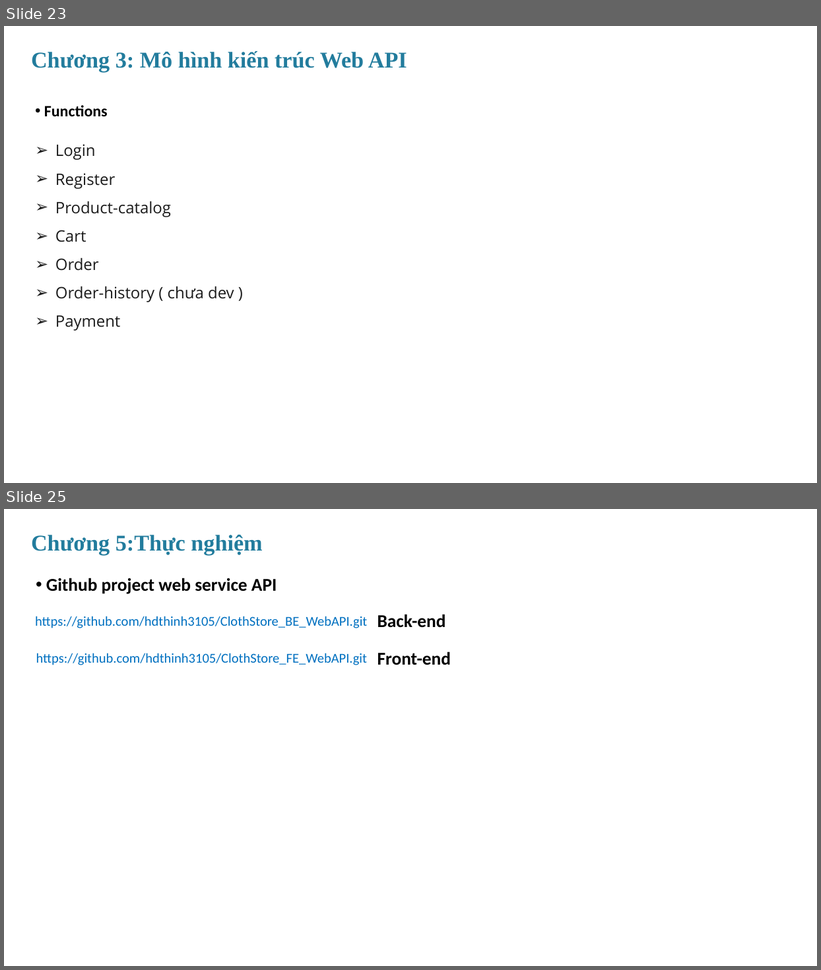
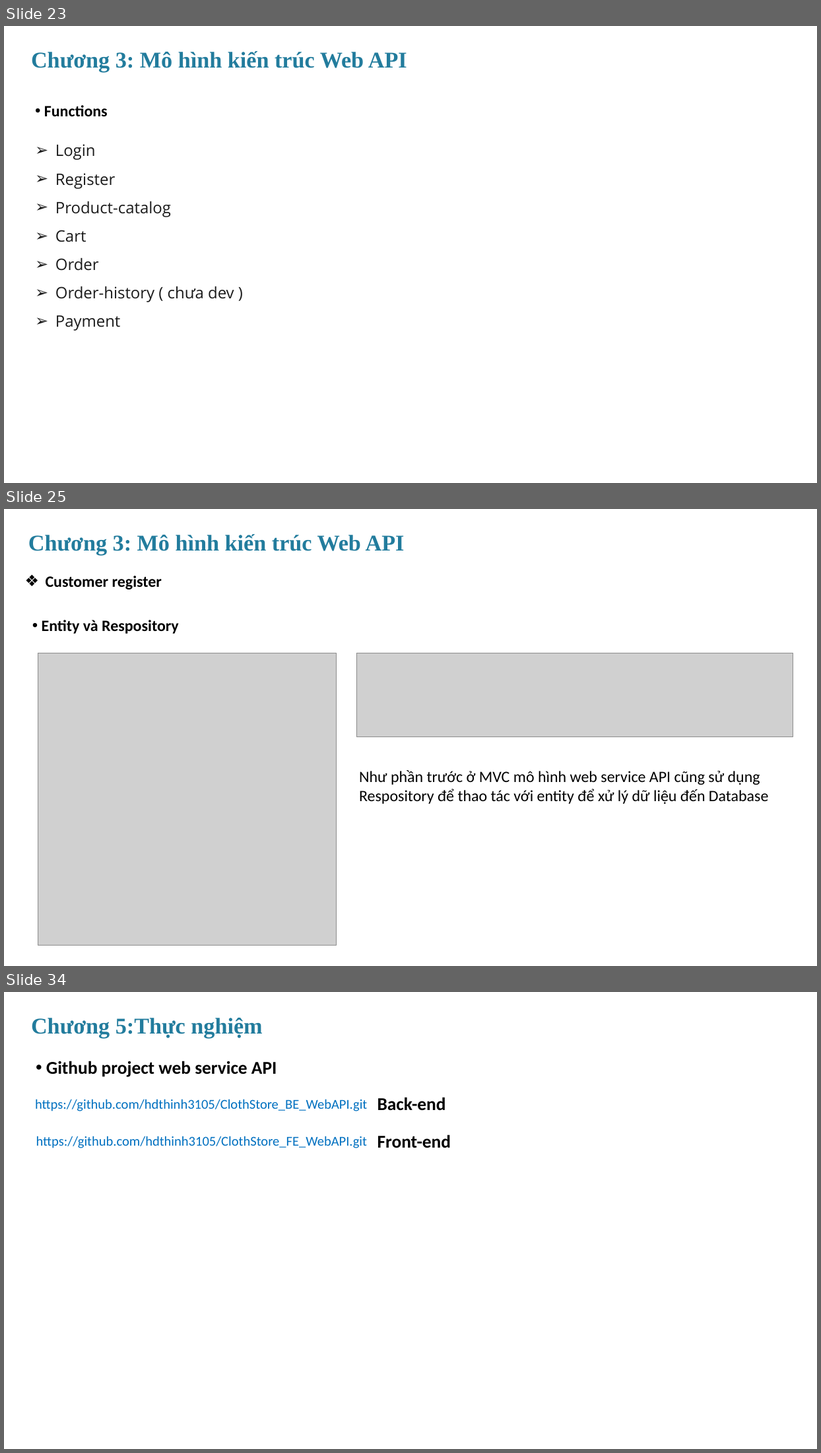
Before and after one commit to hdthinh3105/ClothStore_BE_MVC, a slide deck: document report/MVC_RestfulAPI.pptx. Shown one above the other, each under a label of ours: slides 23 and 25 before the commit, slides 23, 25 and 34 after it; the slides between them are not shown. The pictures are 821x970 and 821x1453 pixels, drawn with LibreOffice and Linux fonts; fonts in the diff are those of the drawing; grey boxes stand for pictures. Boxes give left, top, right and bottom in pixels: in the first picture for what was removed or moved away, otherwise in the second. Text is boxed around its words. In the diff, an @@ line names an element or a change of style, - is before the commit and + after.

```diff
--- a/document report/MVC_RestfulAPI.pptx
+++ b/document report/MVC_RestfulAPI.pptx
@@ slide 25 added at (4,509,817,966), background #FFFFFF @@
@@ text added at (28,534,405,555), 40 pt, text #227C9D, bold @@
+Chương 3: Mô hình kiến trúc Web API
@@ text added at (46,576,162,590), 28 pt, text #000000, bold @@
+❖ Customer register
@@ text added at (42,620,179,634), 28 pt, text #000000, bold @@
+• Entity và Respository
@@ picture added at (38,653,336,945) @@
@@ picture added at (356,653,793,737) @@
@@ text added at (359,770,768,804), 28 pt, text #000000 @@
+Như phần trước ở MVC mô hình web service API cũng sử dụng Respository để thao tác với entity để xử lý dữ liệu đến Database
@@ what was slide 25 is now slide 34 @@
```
Also in this commit, not shown: 2 slides changed, 8 other slides added, 1 other file.
